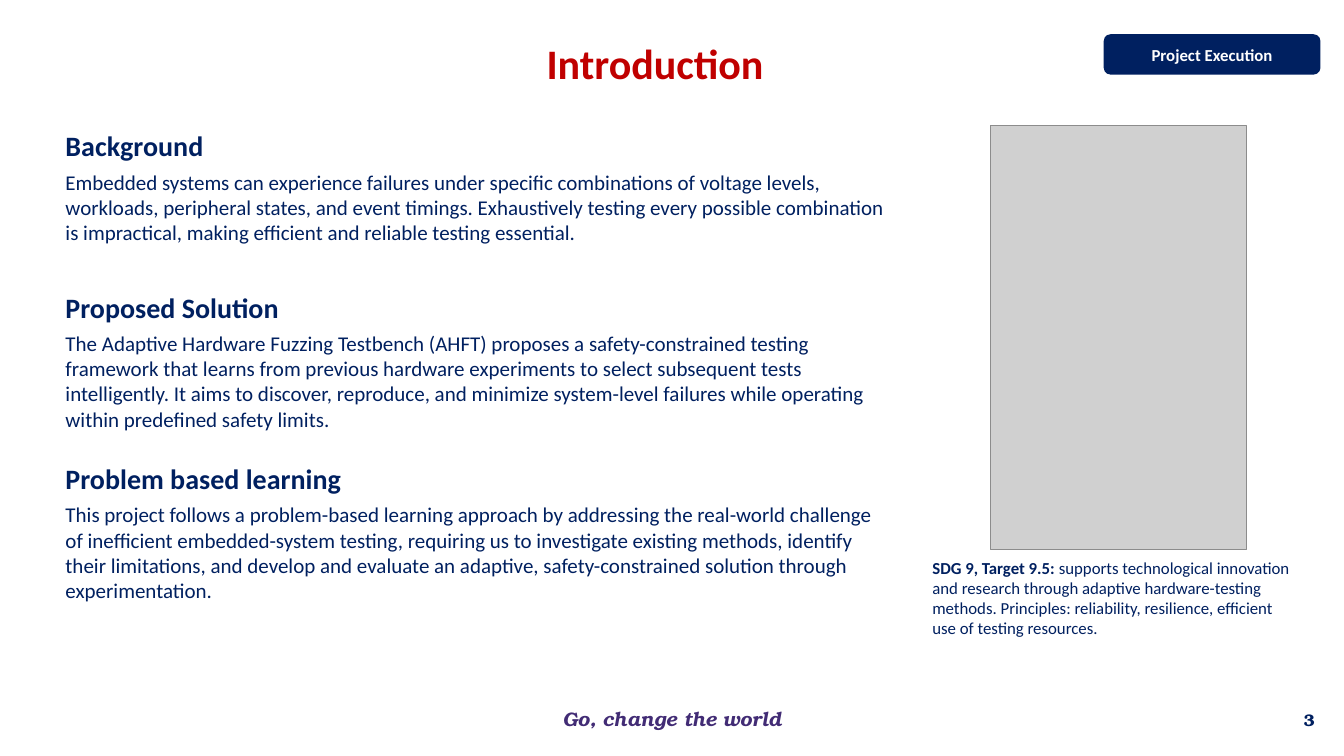
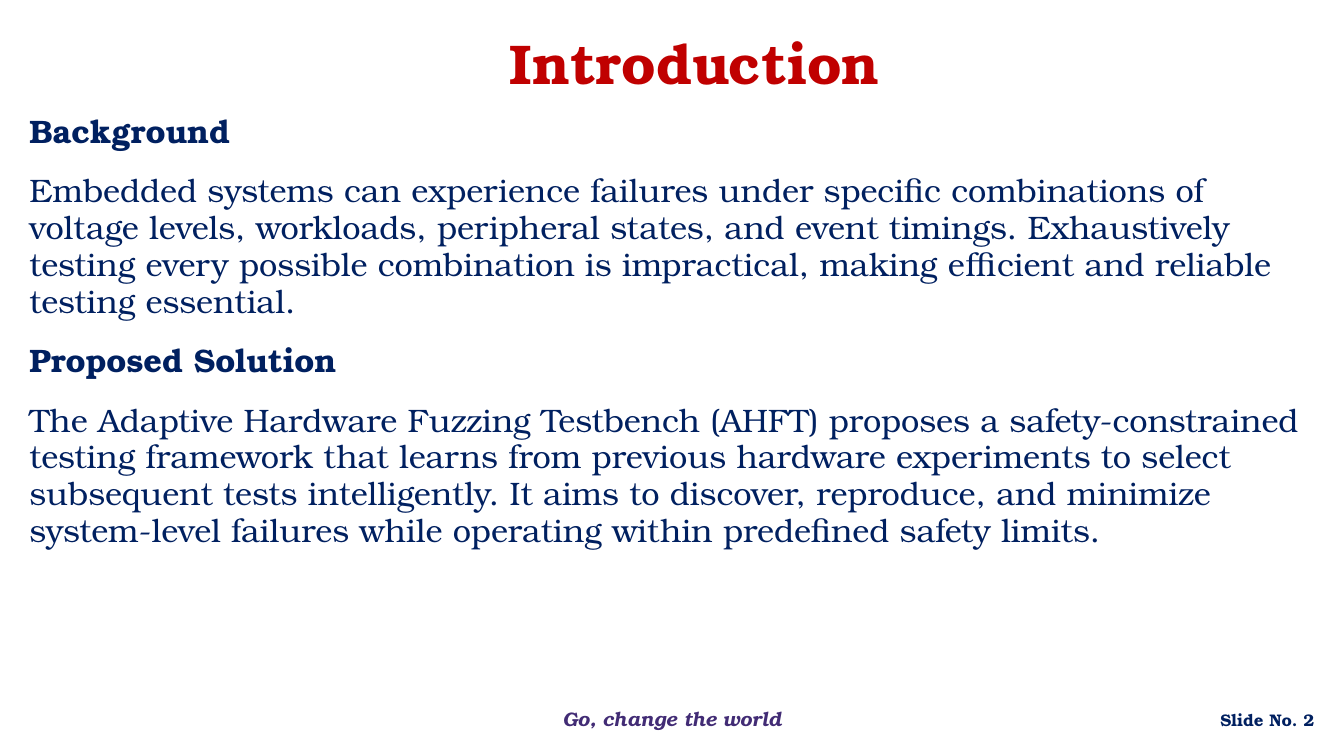
Before and after one commit to overclocked-2124/ChipCheck, a slide deck: slide 2 of docs/presentation/AI-Driven Adaptive Physical Testing for Embedded Systems - Phase 2.pptx (slide 3 before the commit). Drawn at 1344x756 pixels with LibreOffice and Linux fonts; fonts in the diff are those of the drawing; grey boxes stand for pictures; background and template pictures are left out. Boxes give left, top, right and bottom in pixels: in the first picture for what was removed or moved away, otherwise in the second. Text is boxed around its words. In the diff, an @@ line names an element or a change of style, - is before the commit and + after.

```diff
--- a/docs/presentation/AI-Driven Adaptive Physical Testing for Embedded Systems - Phase 2.pptx
+++ b/docs/presentation/AI-Driven Adaptive Physical Testing for Embedded Systems - Phase 2.pptx
@@ rectangle "Introduction": place and size @@
-rectangle "Introduction" at [547,49,764,80]
+rectangle "Introduction" at [153,16,1238,109]
@@ rectangle "Introduction" at [153,16,1238,109]: size 30 to 40 pt, font Calibri to TeX Gyre Bonum; outline none to #FFFFFF 1 pt dashed @@
@@ rounded rectangle removed at [1104,34,1321,75] @@
-Project Execution
@@ text added at [29,119,1298,550], 23.1 pt, text #002060 @@
+Background
+Embedded systems can experience failures under specific combinations of voltage levels, workloads, peripheral states, and event timings. Exhaustively testing every possible combination is impractical, making efficient and reliable testing essential.
+Proposed Solution
+The Adaptive Hardware Fuzzing Testbench (AHFT) proposes a safety-constrained testing framework that learns from previous hardware experiments to select subsequent tests intelligently. It aims to discover, reproduce, and minimize system-level failures while operating within predefined safety limits.
@@ text removed at [65,136,203,161] @@
-Background
@@ picture removed at [991,126,1247,549] @@
@@ text removed at [65,175,883,244] @@
-Embedded systems can experience failures under specific combinations of voltage levels, workloads, peripheral states, and event timings. Exhaustively testing every possible combination is impractical, making efficient and reliable testing essential.
@@ text removed at [65,298,279,323] @@
-Proposed Solution
@@ text removed at [65,336,863,431] @@
-The Adaptive Hardware Fuzzing Testbench (AHFT) proposes a safety-constrained testing framework that learns from previous hardware experiments to select subsequent tests intelligently. It aims to discover, reproduce, and minimize system-level failures while operating within predefined safety limits.
@@ text removed at [65,469,341,494] @@
-Problem based learning
@@ text removed at [65,507,871,602] @@
-This project follows a problem-based learning approach by addressing the real-world challenge of inefficient embedded-system testing, requiring us to investigate existing methods, identify their limitations, and develop and evaluate an adaptive, safety-constrained solution through experimentation.
@@ text removed at [932,562,1289,637] @@
-SDG 9, Target 9.5: supports technological innovation and research through adaptive hardware-testing methods. Principles: reliability, resilience, efficient use of testing resources.
@@ page number at [1220,713,1314,727]: text changed @@
-3
+Slide No. 2
```
Also in this commit, not shown: 1 other slide changed, 2 slides added, 1 slide removed.
